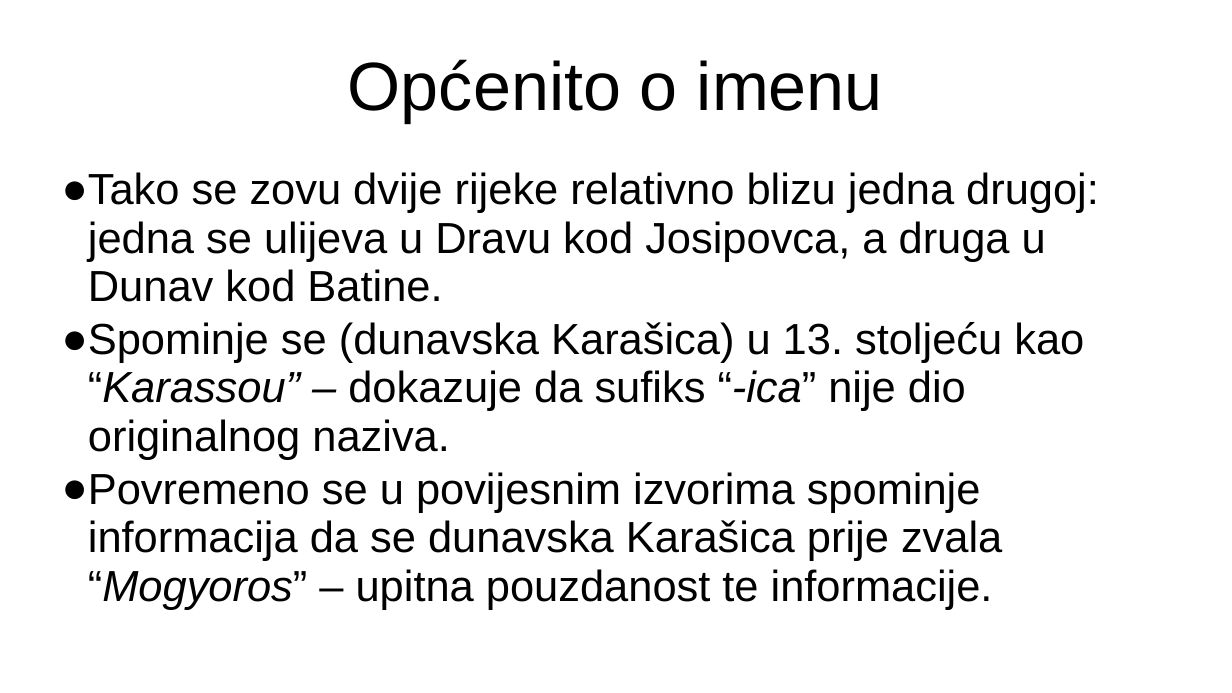
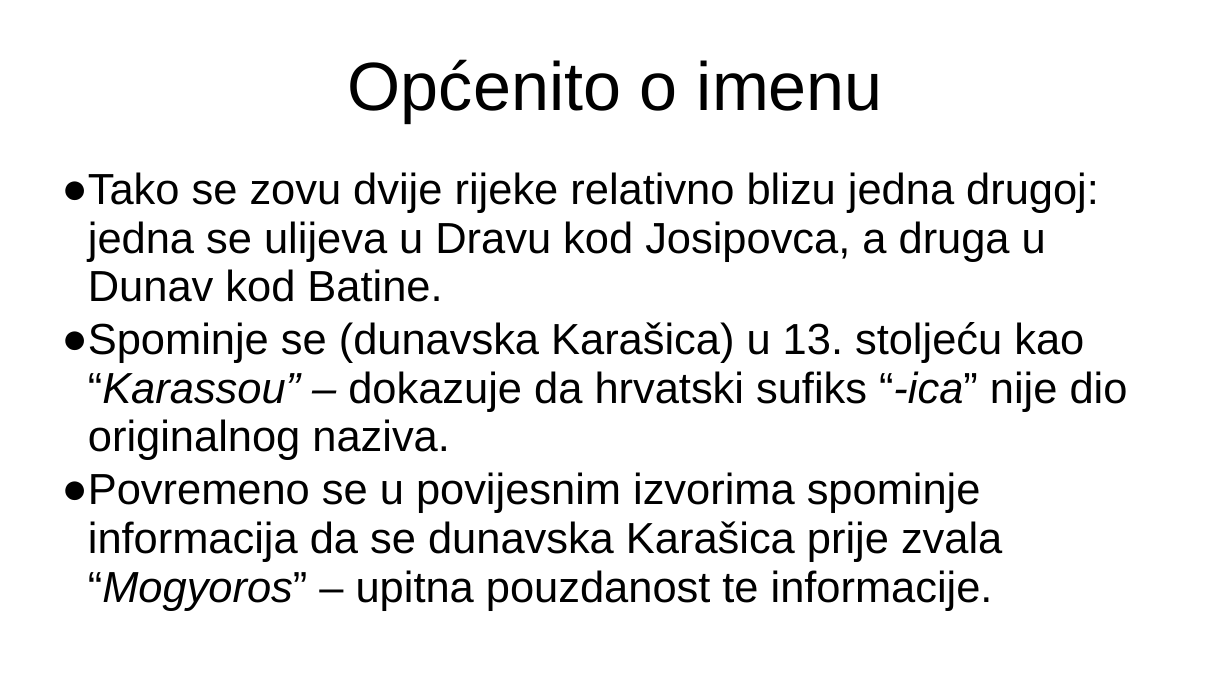
Before and after one commit to FlatAssembler/FlatAssembler.github.io, a slide deck: slide 3 of Karasica.ppt. Drawn at 1232x693 pixels with LibreOffice and Linux fonts; fonts in the diff are those of the drawing. Boxes give left, top, right and bottom in pixels: in the first picture for what was removed or moved away, otherwise in the second. Text is boxed around its words. In the diff, an @@ line names an element or a change of style, - is before the commit and + after.

```diff
--- a/Karasica.ppt
+++ b/Karasica.ppt
@@ text at (62, 322, 1128, 460): text changed @@
-● Spominje se (dunavska Karašica) u 13. stoljeću kao “Karassou” – dokazuje da sufiks “-ica” nije dio originalnog naziva.
+● Spominje se (dunavska Karašica) u 13. stoljeću kao “Karassou” – dokazuje da hrvatski sufiks “-ica” nije dio originalnog naziva.
```
Also in this commit, not shown: 2 other slides changed, 1 slide added.
